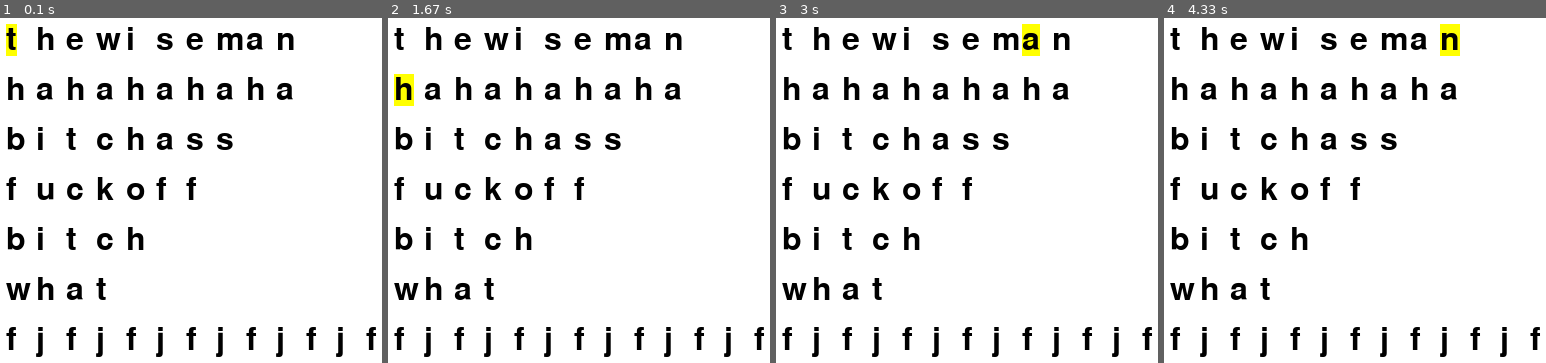
Above: before the commit, frames 1-4 (left to right).
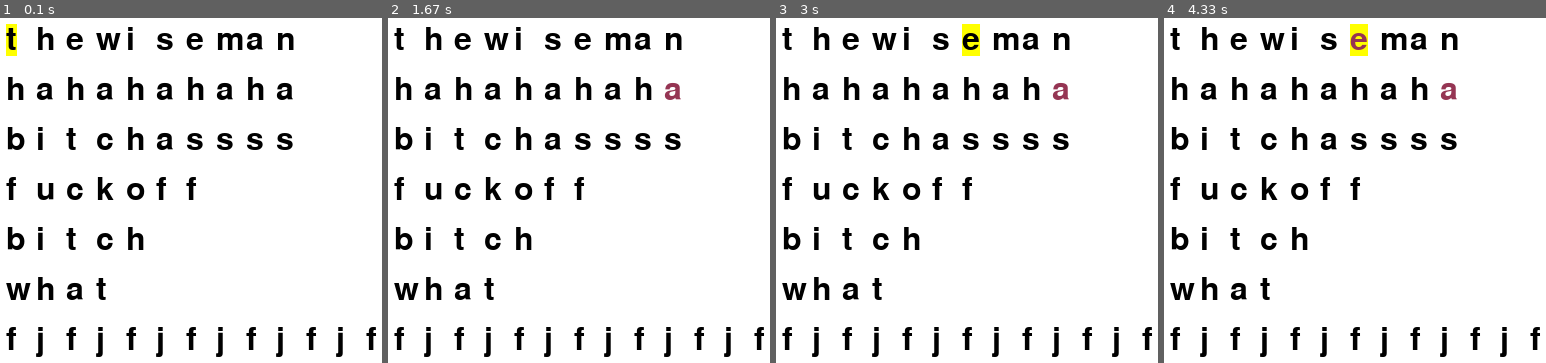
Above: after the commit, the same moments.

Repository: classTheTester/finalProject
Game: pygame game, started from newShit/hahahaha.py
Two runs of this game, one before a commit and one after it. Both use one fixed random seed, a clock stepped at 60 frames per second and the inputs below.
Inputs:
- Up to frame 1 (0.1 s): no input
- Up to frame 2 (1.67 s): tap Space at 0.33 s
- Up to frame 3 (3 s): tap Backspace at 1.67 s; hold Backspace 2-2.47 s
- Up to frame 4 (4.33 s): tap Enter at 3.93 s

The runs differ from the first frame. In frame 1, 0.3% of the frame differs, in the area x 64-77%, y 33-39%; in frame 2, 0.8%; in frame 3, 1.1%; in frame 4, 1.3%, in the area x 48-78%, y 1-39%.

Commit message:
Update hahahaha.py

Diff:
--- a/newShit/hahahaha.py
+++ b/newShit/hahahaha.py
@@ -42,7 +42,7 @@
 
 # create a text surface object,
 # on which text is drawn on it.
-words = ['thewiseman', 'hahahahaha', 'bitchass', 'fuckoff', 'bitch', 'what', 'fjfjfjfjfjfjfj']
+words = ['thewiseman', 'hahahahaha', 'bitchassss', 'fuckoff', 'bitch', 'what', 'fjfjfjfjfjfjfj']
 
 # create a rectangular object for the
 # text surface object
@@ -96,33 +96,35 @@
             keys = pygame.key.get_pressed()
             letters = list(words[counter])
             letter = letters[k]
-            print("hahahahaha", letter)
             if keys[pygame.K_SPACE]:
-                print('aaha')
                 counter += 1
                 k = -1
 #<<<<<<< Updated upstream
             if pygame.key.name(event.key) == letter:
                 print('fuck yeah')
                 listOfShit[counter][k] = green
-            elif pygame.key.name(event.key) == letter:
+                if k < len(letters)-1:
+                    totalLetters += 1
+                    k += 1
+            elif pygame.key.name(event.key) != letter and pygame.key.name(event.key) != "backspace":
                 listOfShit[counter][k] = red
                 mistakes += 1
+
 #=======
             elif keys[pygame.K_BACKSPACE]:
                 if k > 0:
                     listOfShit[counter][k] = black
                     k -= 2
+                    print('yeah')
+                elif k== 0 and counter == 0:
+                    pass
                 else:
-                    print('lmao')
                     counter -= 1
-                    k = len(words[counter])-1
+                    k = len(words[counter])-2
+                    print(words[counter])
                     listOfShit[counter][k] = black
                 letter = letters[k]
 
 #>>>>>>> Stashed changes
-            if k < len(letters)-1:
-                totalLetters += 1
-                k += 1
         # Draws the surface object to the screen.
         pygame.display.update()
